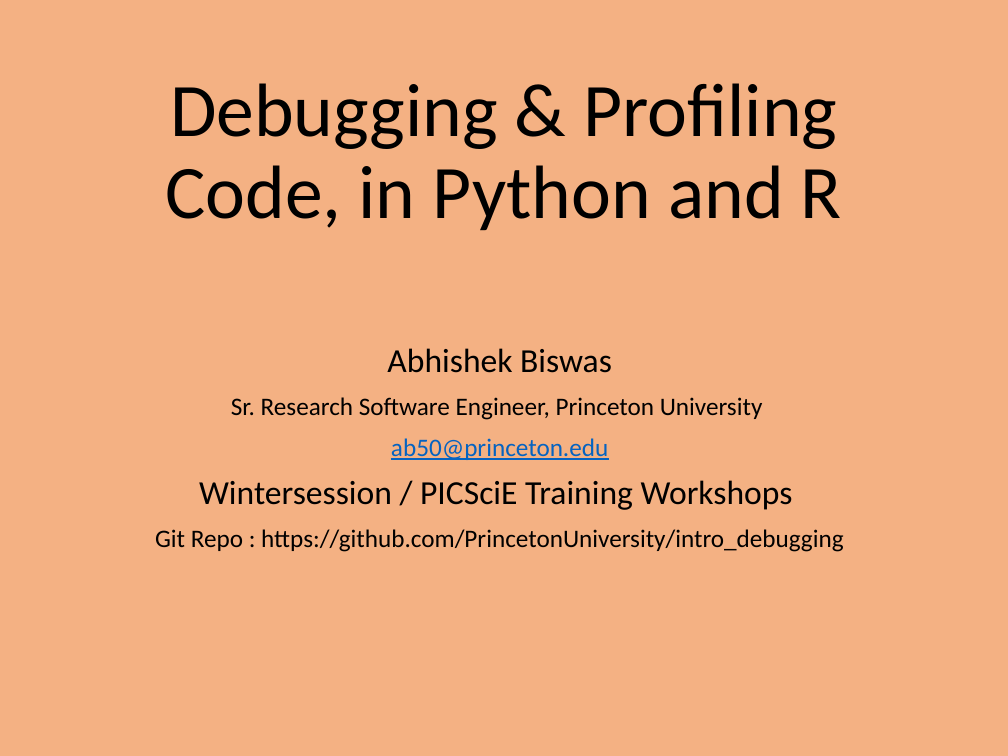
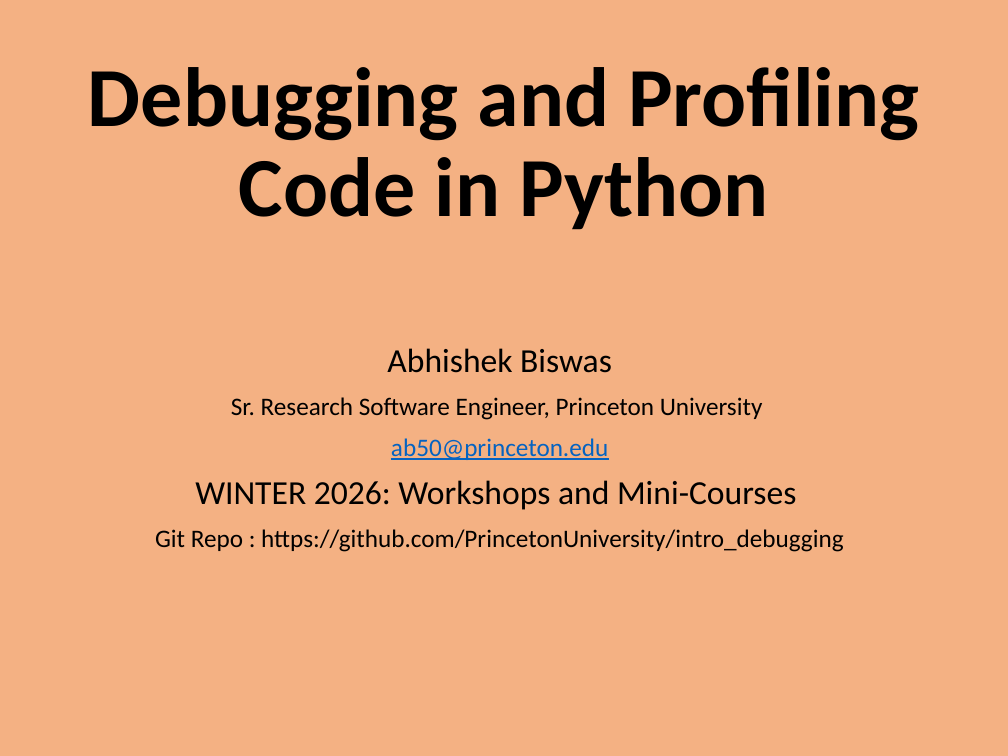
Before and after one commit to PrincetonUniversity/intro_debugging, a slide deck: slide 1 of 01_overview/Introduction_To_Debugging.pptx. Drawn at 1008x756 pixels with LibreOffice and Linux fonts; fonts in the diff are those of the drawing. Boxes give left, top, right and bottom in pixels: in the first picture for what was removed or moved away, otherwise in the second. Text is boxed around its words. In the diff, an @@ line names an element or a change of style, - is before the commit and + after.

Commit message:
Updating the slides for 2026 workshop.

```diff
--- a/01_overview/Introduction_To_Debugging.pptx
+++ b/01_overview/Introduction_To_Debugging.pptx
@@ title at (x1=88, y1=67, x2=919, y2=230): text changed; size 54 to 60 pt; bold on @@
-Debugging & Profiling Code, in Python and R
+Debugging and Profiling Code in Python
@@ subtitle at (x1=195, y1=480, x2=796, y2=510): text changed @@
-Wintersession / PICSciE Training Workshops
+WINTER 2026: Workshops and Mini-Courses
```
Also in this commit, not shown: 2 other slides changed, 4 slides removed.
